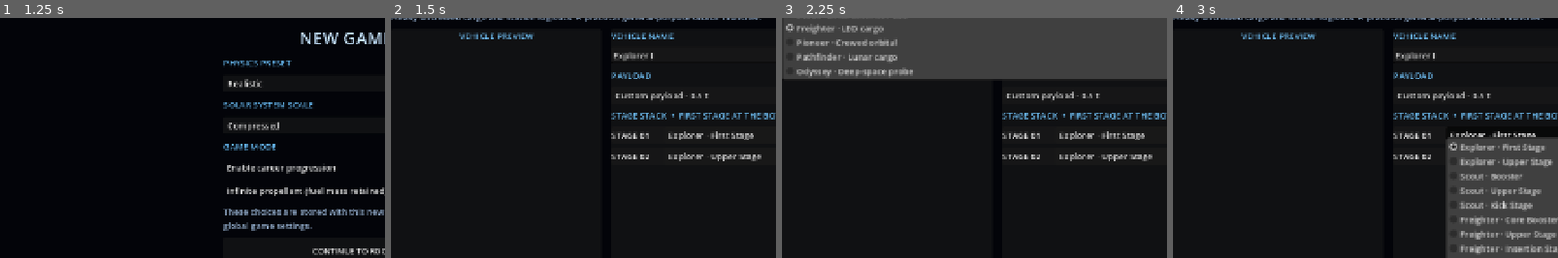
Above: before the commit, frames 1-4 (left to right).
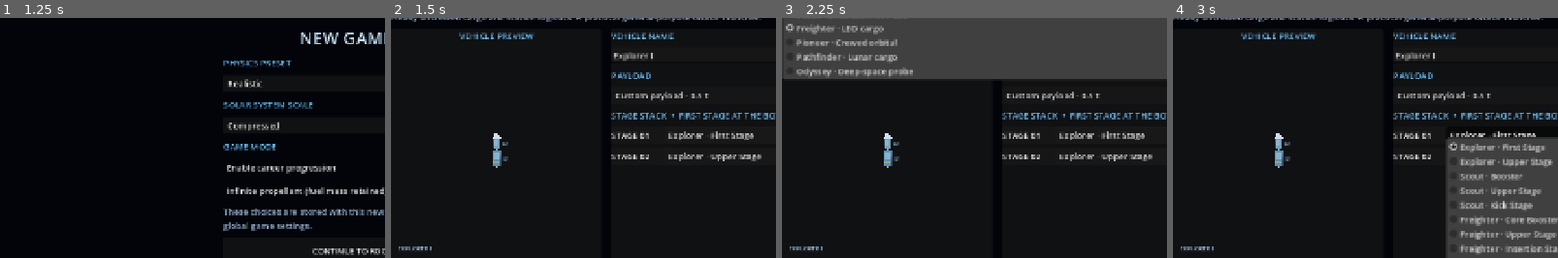
Above: after the commit, the same moments.

Repository: Blagos1195/Gravity-simulator
Game: Godot game, scene res://scenes/main.tscn
Two runs of this game, one before a commit and one after it. Both use one fixed random seed, a clock stepped at 60 frames per second and the inputs below.
Inputs:
- Up to frame 1 (1.25 s): click "NEW GAME" at 0.5 s
- Up to frame 2 (1.5 s): click "CONTINUE TO ROCKET BUILDER" at 1.25 s
- Up to frame 3 (2.25 s): click "Freighter · LEO cargo" at 2 s
- Up to frame 4 (3 s): click "Explorer · First Stage" at 2.75 s
The pictures show only the part of the screen within x 1-51%, y 20-70%; the shares and areas given below are measured in that part.

Frame 1 is identical in both runs. In frame 2, 0.4% of the frame differs, in the area x 2-31%, y 47-97%; in frame 3, 0.4%; in frame 4, 0.4%.
Error before the commit: Parse Error: Too many arguments for "minf()" call. Expected at most 2 but received 3. (res://scripts/rocket_visual.gd:74)

Commit message:
Fix engine cluster nozzle sizing

Diff:
--- a/Gravity/scripts/rocket_visual.gd
+++ b/Gravity/scripts/rocket_visual.gd
@@ -71,7 +71,7 @@
 			canvas.draw_string(ThemeDB.fallback_font, _point(origin, Vector2(half + 4.0, y + height * 0.65), rotation, scale), "S%d" % (active_stage_index + i + 1), HORIZONTAL_ALIGNMENT_LEFT, -1, 9, Color(0.65, 0.8, 0.92))
 		var engines := maxi(1, int(stage.get("engine_count", 1)))
 		var spacing := width * 0.76 / float(maxi(1, engines - 1))
-		var nozzle_width := minf(2.5, width * 0.13, maxf(0.35, spacing * 0.38))
+		var nozzle_width := minf(minf(2.5, width * 0.13), maxf(0.35, spacing * 0.38))
 		for engine_index in range(engines):
 			var engine_x := (float(engine_index) - float(engines - 1) * 0.5) * spacing
 			_polygon(canvas, origin, [Vector2(engine_x - nozzle_width, y + height), Vector2(engine_x + nozzle_width, y + height), Vector2(engine_x + nozzle_width * 0.7, y + height + 4.0), Vector2(engine_x - nozzle_width * 0.7, y + height + 4.0)], rotation, scale, Color(0.56, 0.61, 0.68))
